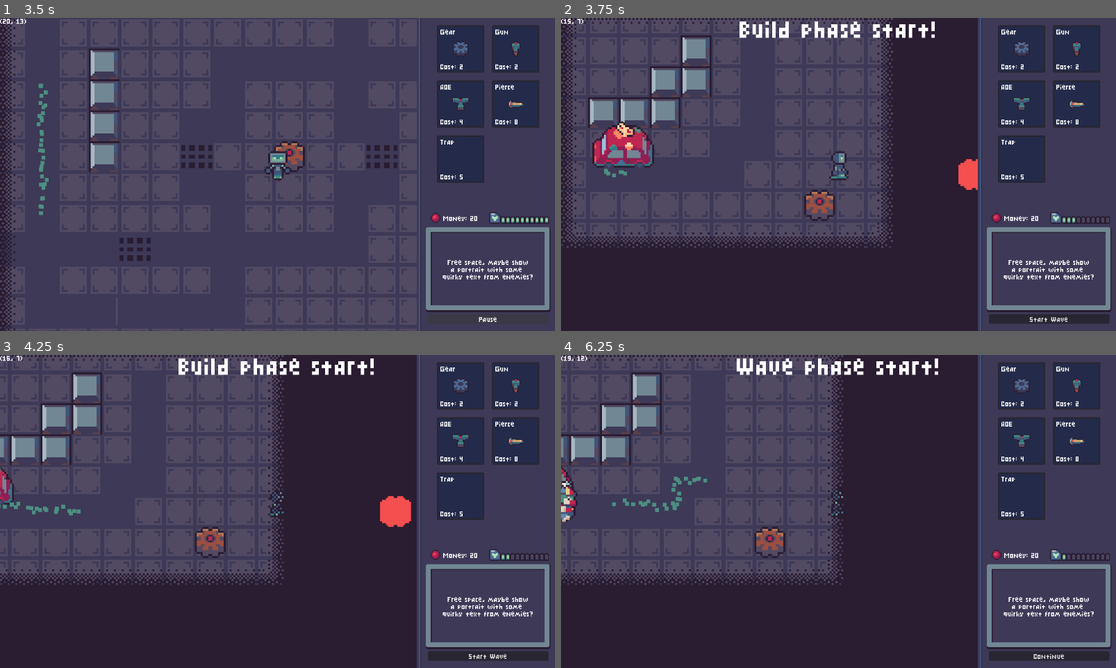
Above: before the commit, frames 1-4 (two rows, left to right).
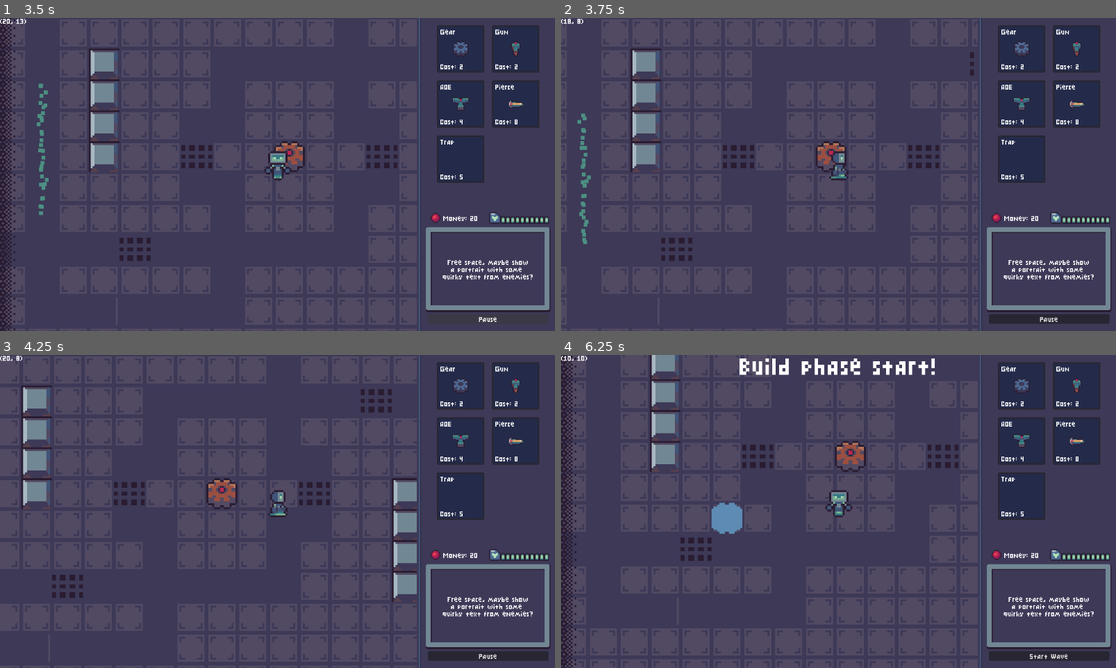
Above: after the commit, the same moments.

Repository: aughckt/spin-to-win
Game: Godot game, scene res://structure/meta/level_manager.tscn
Two runs of this game, one before a commit and one after it. Both use one fixed random seed, a clock stepped at 60 frames per second and the inputs below. The engine's default icon, where the game draws it, is replaced by a stand-in: a white triangle on a blue panel in a dark square.
Inputs (mouse positions are in pixels of both pictures, inside the frame that each line leads up to):
- Up to frame 1 (3.5 s): click "Start Wave" at 0.5 s; click (460, 49) at 1.27 s; click "Pause" at 2 s; click "Continue" at 2.75 s
- Up to frame 2 (3.75 s): tap Enter at 3.5 s; move the mouse to (960, 158) at 3.52 s; hold D (right) from 3.53 s (still down); hold Ctrl (toggle_wave, bound only before the commit) from 3.53 s (still down); click (960, 158) at 3.67 s
- Up to frame 3 (4.25 s): keep holding D (right); keep holding Ctrl (toggle_wave, bound only before the commit)
- Up to frame 4 (6.25 s): release D (right) at 4.25 s; release Ctrl (toggle_wave, bound only before the commit) at 4.25 s; click (1049, 655) at 4.25 s, where only the run before the commit has a clickable "Start Wave"; click "Pause" (after the commit: "Continue") at 5 s; tap O (restart_level, bound only after the commit) at 5.75 s; move the mouse to (727, 527) at 5.77 s; hold S (down) from 5.78 s (still down); tap E (interact) at 5.85 s; tap Ctrl (toggle_wave, bound only before the commit) at 6.05 s

Frame 1 is identical in both runs. In frame 2, 40% of the frame differs, in the area x 0-99%, y 0-100%; in frame 3, 44%; in frame 4, 45%.
Error before the commit: Out of bounds get index '1' (on base: 'Array[SpawnPoint]') (res://structure/meta/trooper_spawner.gd:105)

Commit message:
Restart and skip level inputs

Diff:
--- a/project.godot
+++ b/project.godot
@@ -87,9 +87,9 @@
 "events": [Object(InputEventKey,"resource_local_to_scene":false,"resource_name":"","device":-1,"window_id":0,"alt_press …(192 unchanged characters)…
 ]
 }
-toggle_wave={
+skip_level={
 "deadzone": 0.2,
-"events": [Object(InputEventKey,"resource_local_to_scene":fa …(140 unchanged characters)… d":false,"keycode":0,"physical_keycode":4194326,"key_label":0,"unicode":0,"location":0,"echo":false,"script":null)
+"events": [Object(InputEventKey,"resource_local_to_scene":fa …(140 unchanged characters)… d":false,"keycode":0,"physical_keycode":80,"key_label":0,"unicode":112,"location":0,"echo":false,"script":null)
 ]
 }
 scroll_up={
@@ -100,6 +100,11 @@
 scroll_down={
 "deadzone": 0.2,
 "events": [Object(InputEventMouseButton,"resource_local_to_scene":false,"resource_name":"","device":-1,"window_id":0,"a …(258 unchanged characters)…
+]
+}
+restart_level={
+"deadzone": 0.2,
+"events": [Object(InputEventKey,"resource_local_to_scene":false,"resource_name":"","device":-1,"window_id":0,"alt_pressed":false,"shift_pressed":false,"ctrl_pressed":false,"meta_pressed":false,"pressed":false,"keycode":0,"physical_keycode":79,"key_label":0,"unicode":111,"location":0,"echo":false,"script":null)
 ]
 }
 
--- a/structure/meta/level_manager.gd
+++ b/structure/meta/level_manager.gd
@@ -8,8 +8,7 @@
 	load("res://structure/levels/loop.tscn"),
 	load("res://structure/levels/level_gunturn.tscn"),
 	load("res://structure/levels/level_multilane.tscn"),
-	load("res://structure/levels/level_aoe_intro.tscn"),
-	load("res://structure/levels/level_multilane.tscn")]
+	load("res://structure/levels/level_aoe_intro.tscn"),]
 var current_level: Level = null
 var current_hp: int = 10
 var is_build_phase: bool = true
@@ -50,10 +49,14 @@
 
 func _input(event: InputEvent) -> void:
 	## Debug. Press space to skip level
-	if event.is_action_pressed("toggle_wave"):
+	if event.is_action_pressed("skip_level"):
 		current_level_index += 1
+		TrooperSpawner.INST.disable()
 		load_level()
-		set_build_phase(true)
+	elif event.is_action_pressed("restart_level"):
+		TrooperSpawner.INST.disable()
+		load_level()
+
 
 
 func win_level() -> void:
